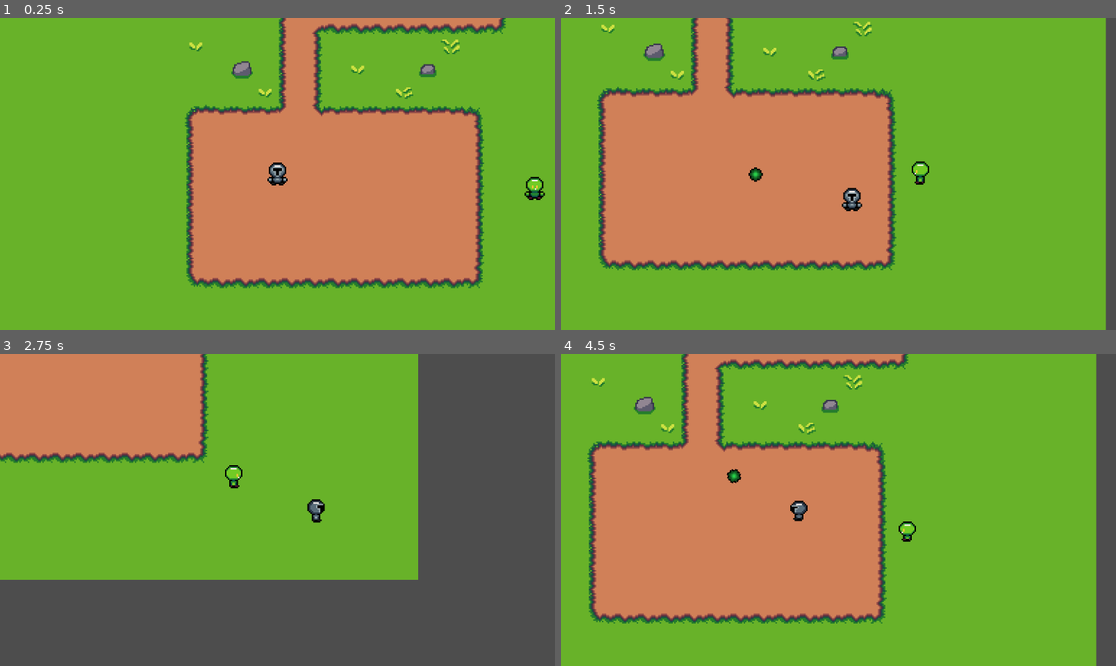
Above: before the commit, frames 1-4 (two rows, left to right).
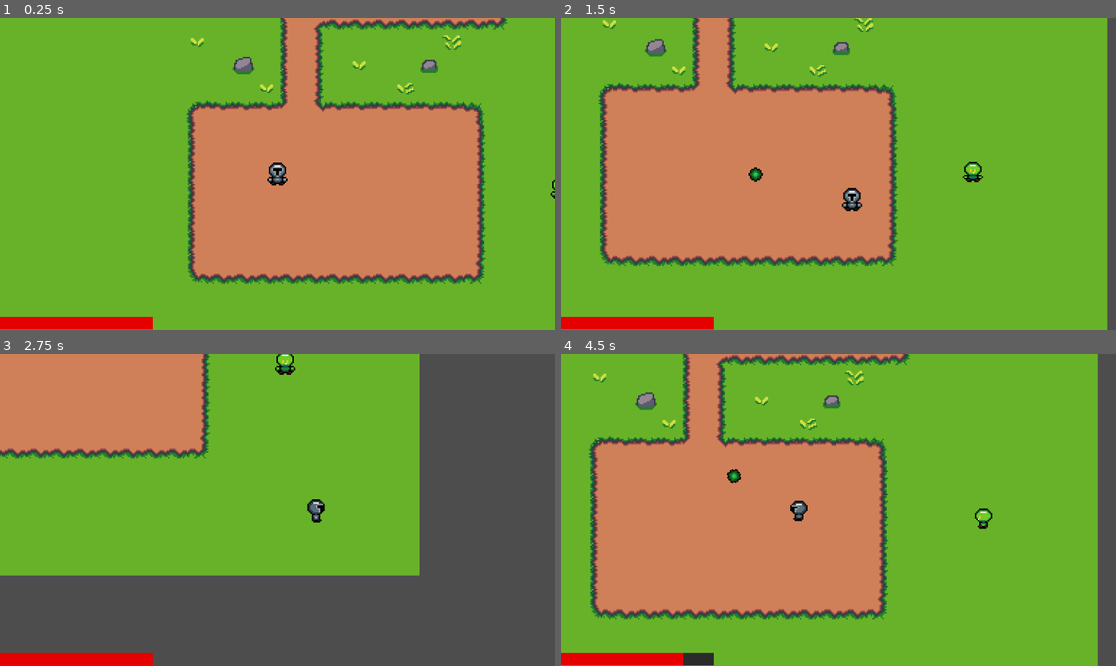
Above: after the commit, the same moments.

Repository: boothe0/CS386GodotProject
Game: Godot game, scene res://scenes/main_scene.tscn
The game is run twice, just before and just after one commit, with the same random seed, the same clock (stepped at 60 frames per second) and the same inputs.
Inputs (mouse positions are in pixels of both pictures, inside the frame that each line leads up to):
- Up to frame 1 (0.25 s): no input
- Up to frame 2 (1.5 s): move the mouse to (960, 158) at 0.52 s; hold D (move_right) 0.53-1.28 s; click (960, 158) at 0.6 s; move the mouse to (727, 189) at 1.27 s; hold S (move_down) from 1.28 s (still down); click (727, 189) at 1.35 s
- Up to frame 3 (2.75 s): move the mouse to (333, 441) at 2.02 s; release S (move_down) at 2.03 s; hold D (move_right) from 2.03 s (still down); click (333, 441) at 2.1 s
- Up to frame 4 (4.5 s): move the mouse to (810, 572) at 2.77 s; release D (move_right) at 2.78 s; hold W (move_up) 2.78-3.53 s; click (810, 572) at 2.85 s; move the mouse to (1005, 556) at 3.52 s; hold A (move_left) from 3.53 s (still down); click (1005, 556) at 3.6 s; move the mouse to (672, 463) at 4.27 s; click (672, 463) at 4.35 s

The runs differ from the first frame. In frame 1, 8.6% of the frame differs, in the area x 0-100%, y 0-100%; in frame 2, 7.9%; in frame 3, 4.4%; in frame 4, 9.1%, in the area x 0-97%, y 0-100%.

Commit message:
added healthbar

Diff:
--- a/cs386gameproject/scenes/main_scene.tscn
+++ b/cs386gameproject/scenes/main_scene.tscn
@@ -1,8 +1,9 @@
-[gd_scene load_steps=6 format=4 uid="uid://duvy8pdxnjdmo"]
+[gd_scene load_steps=9 format=4 uid="uid://duvy8pdxnjdmo"]
 
 [ext_resource type="PackedScene" uid="uid://cmxv3umec3ewx" path="res://scenes/player.tscn" id="1_6hm0t"]
 [ext_resource type="Texture2D" uid="uid://b1blnn5c1g4b6" path="res://assets/16x16 Magical Forest Asset Pack/Tiles/Forest Tile.png" id="2_psmqu"]
 [ext_resource type="PackedScene" uid="uid://d1he61wxuea23" path="res://scenes/enemy.tscn" id="3_n8vaq"]
+[ext_resource type="Script" path="res://scripts/health_bar.gd" id="4_d7btm"]
 
 [sub_resource type="TileSetAtlasSource" id="TileSetAtlasSource_df4cm"]
 texture = ExtResource("2_psmqu")
@@ -43,10 +44,17 @@
 [sub_resource type="TileSet" id="TileSet_7fs3h"]
 sources/0 = SubResource("TileSetAtlasSource_df4cm")
 
+[sub_resource type="StyleBoxFlat" id="StyleBoxFlat_pomkq"]
+bg_color = Color(0.169245, 0.169245, 0.169245, 1)
+
+[sub_resource type="StyleBoxFlat" id="StyleBoxFlat_omlwu"]
+bg_color = Color(0.898275, 2.59906e-06, 1.2514e-06, 1)
+
 [node name="MainScene" type="Node2D"]
+position = Vector2(-509, -312)
 
 [node name="Player" parent="." instance=ExtResource("1_6hm0t")]
-position = Vector2(-32, 0)
+position = Vector2(220, 155)
 
 [node name="Camera2D" type="Camera2D" parent="Player"]
 zoom = Vector2(3, 3)
@@ -55,8 +63,27 @@
 
 [node name="GroundLayer" type="TileMapLayer" parent="."]
 use_parent_material = true
+position = Vector2(253, 152)
 tile_map_data = PackedByteArray("AAD7//7/AAABAAEAAAD7////AAABAAEAAAD7/wAAAAABAAEAAAD7/wEAAAABAAEAAAD7/wIAAAABAAEAAAD7/w …(9648 unchanged characters)…
 tile_set = SubResource("TileSet_7fs3h")
 
 [node name="Enemy" parent="." instance=ExtResource("3_n8vaq")]
-position = Vector2(146, 10)
+position = Vector2(416, 165)
+
+[node name="PlayerUI" type="CanvasLayer" parent="."]
+
+[node name="HealthBar" type="ProgressBar" parent="PlayerUI"]
+anchors_preset = 2
+anchor_top = 1.0
+anchor_bottom = 1.0
+offset_top = -27.0
+offset_right = 8391.0
+offset_bottom = 1194.0
+grow_vertical = 0
+scale = Vector2(0.0377765, 0.0213199)
+theme_override_styles/background = SubResource("StyleBoxFlat_pomkq")
+theme_override_styles/fill = SubResource("StyleBoxFlat_omlwu")
+max_value = 10.0
+value = 10.0
+show_percentage = false
+script = ExtResource("4_d7btm")
--- a/cs386gameproject/scripts/player.gd
+++ b/cs386gameproject/scripts/player.gd
@@ -2,8 +2,13 @@
 
 const SPEED = 150
 @onready var animated_sprite = $AnimatedSprite2D  # Get the sprite node
+@onready var health_bar = $"../PlayerUI/HealthBar"
 var projectile_scene = preload("res://scenes/projectile.tscn")
 var health = 5
+
+# initialization calls go here
+func _ready():
+	health_bar.max_value = health
 
 func _physics_process(delta):
 	var direction = Vector2.ZERO
@@ -50,6 +55,7 @@
 
 func take_damage(amount):
 	health -= amount
+	health_bar.value = health # update health bar
 	print("Player health: ", health)
 	if health <= 0:
 		die()
